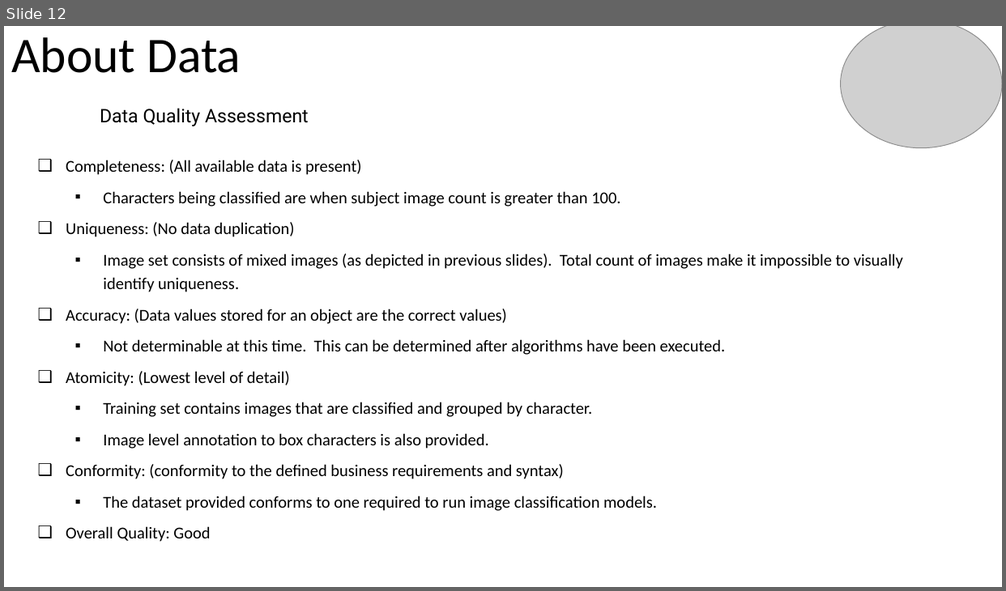
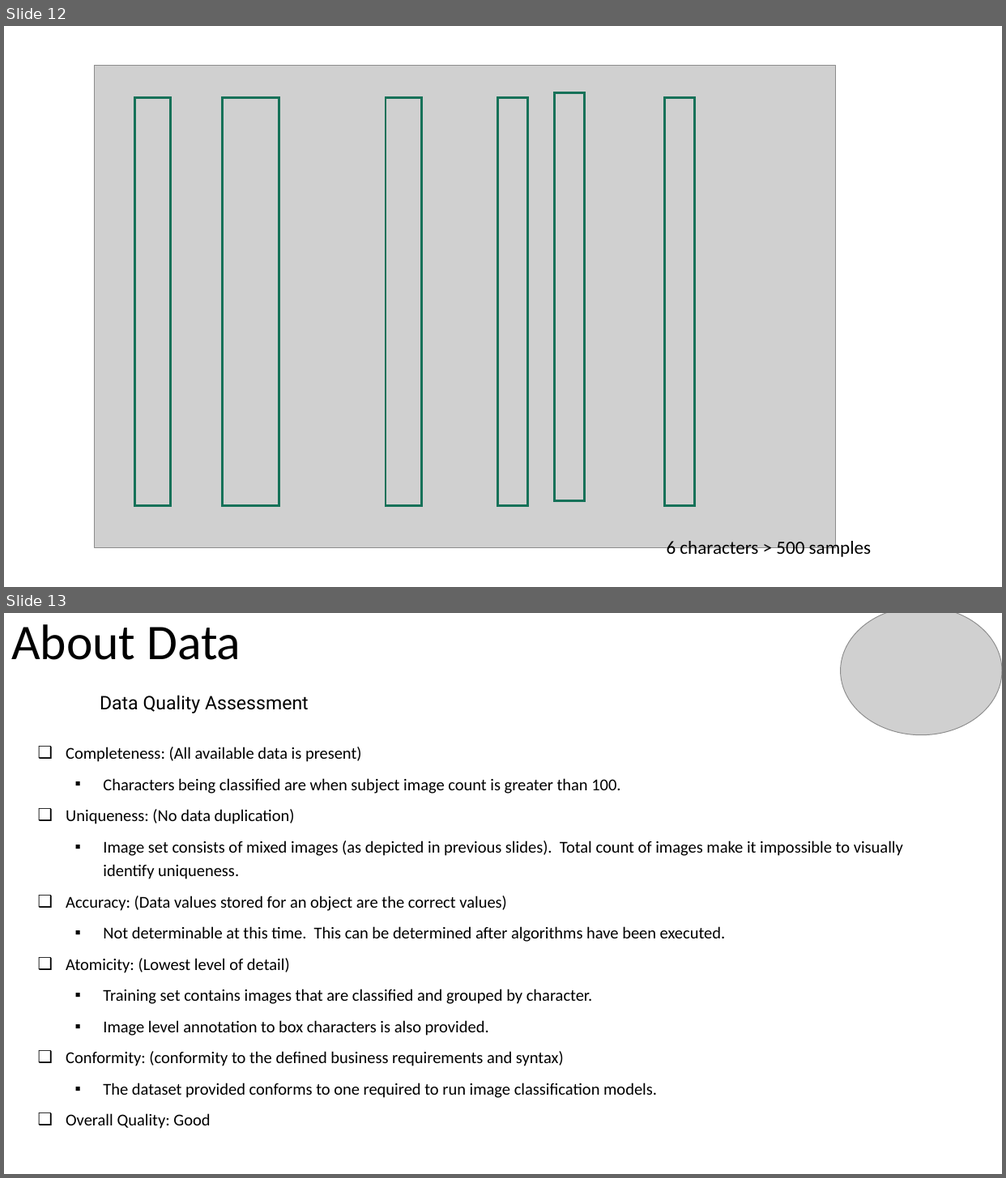
Before and after one commit to zliu007/DAEN690Report, a slide deck: SimpsonsImageDetection_Final Presentation_Merged.pptx. Shown one above the other, each under a label of ours: slide 12 before the commit, slides 12 and 13 after it. The pictures are 1006x591 and 1006x1178 pixels, drawn with LibreOffice and Linux fonts; fonts in the diff are those of the drawing; grey boxes stand for pictures. Boxes give left, top, right and bottom in pixels: in the first picture for what was removed or moved away, otherwise in the second. Text is boxed around its words. In the diff, an @@ line names an element or a change of style, - is before the commit and + after.

```diff
--- a/SimpsonsImageDetection_Final Presentation_Merged.pptx
+++ b/SimpsonsImageDetection_Final Presentation_Merged.pptx
@@ slide 12 added at (4, 26, 1002, 587), background #FFFFFF @@
@@ picture added at (94, 66, 835, 548) @@
@@ rectangle added at (135, 98, 171, 506), outline #157259 2.25 pt @@
@@ rectangle added at (223, 98, 279, 506), outline #157259 2.25 pt @@
@@ rectangle added at (386, 98, 422, 506), outline #157259 2.25 pt @@
@@ rectangle added at (498, 98, 528, 506), outline #157259 2.25 pt @@
@@ rectangle added at (554, 92, 584, 501), outline #157259 2.25 pt @@
@@ rectangle added at (665, 98, 695, 506), outline #157259 2.25 pt @@
@@ text added at (667, 538, 871, 559), 18 pt, text #000000 @@
+6 characters > 500 samples
@@ what was slide 12 is now slide 13 @@
```
Also in this commit, not shown: 3 slides changed, 1 other slide added, 1 slide removed.
